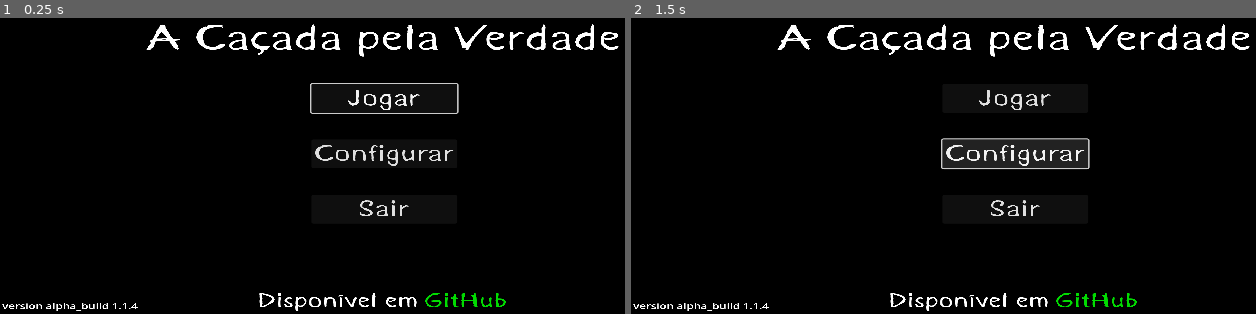
Above: before the commit, frames 1-2 (left to right).
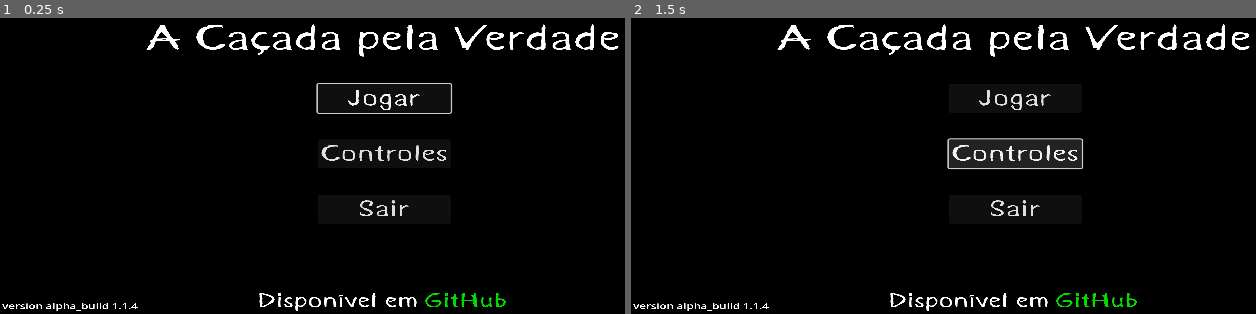
Above: after the commit, the same moments.

Repository: TechnoDark-ti/Projeto-CA-ADA-PELA-VERDADE
Game: Godot game, scene res://cenas/menu/menu_main.tscn
Same seed, same stepped clock (60 frames per second), same inputs: the game is played once before the commit and once after it. This scene is started directly instead of the project's main scene.
Inputs (mouse positions are in pixels of both pictures, inside the frame that each line leads up to):
- Up to frame 1 (0.25 s): no input
- Up to frame 2 (1.5 s): click (1012, 154) at 0.5 s, where only the run before the commit has a clickable "Configurar"; click (1012, 154) at 1.25 s, where only the run after the commit has a clickable "Controles"

The runs differ from the first frame. In frame 1, 0.6% of the frame differs, in the area x 49-74%, y 21-50%; in frame 2, 0.7%, in the area x 49-74%, y 40-52%.

Commit message:
Update menu_main.tscn

Diff:
--- a/cenas/menu/menu_main.tscn
+++ b/cenas/menu/menu_main.tscn
@@ -99,11 +99,11 @@
 theme_override_font_sizes/font_size = 43
 text = "Jogar"
 
-[node name="Configure" type="Button" parent="MainContainer/HContainer/VContainer" groups=["button"]]
+[node name="Controles" type="Button" parent="MainContainer/HContainer/VContainer" groups=["button"]]
 layout_mode = 2
 theme_override_fonts/font = ExtResource("2_qesau")
 theme_override_font_sizes/font_size = 43
-text = "Configurar
+text = "Controles
 "
 
 [node name="Exit" type="Button" parent="MainContainer/HContainer/VContainer" groups=["button"]]
@@ -112,7 +112,7 @@
 theme_override_font_sizes/font_size = 43
 text = "Sair"
 
-[node name="Label" type="Label" parent="."]
+[node name="Nota_Versão" type="Label" parent="."]
 layout_mode = 0
 offset_left = 2.81288
 offset_top = 694.28
Not shown: 1 places in cenas/menu/menu_main.tscn that only renumber resources
